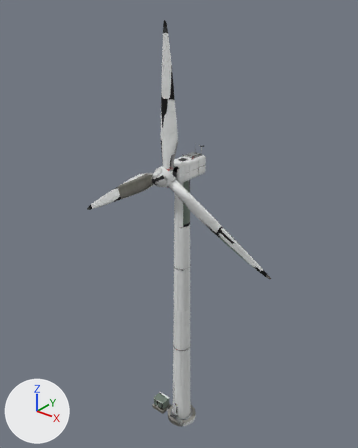
An edit to the glTF model frontend/public/models/props/wind_turbine.glb, drawn before and after from the same camera.
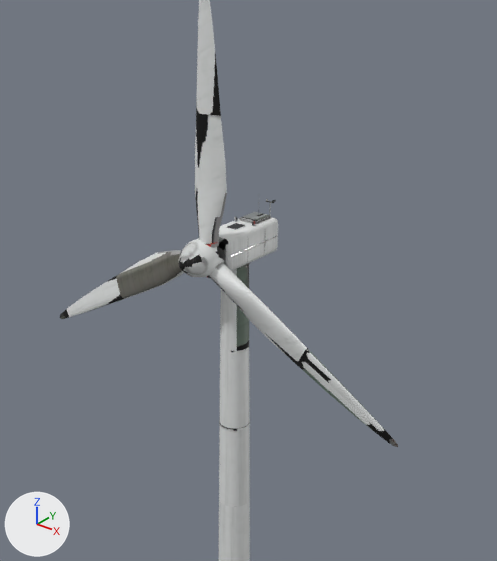
The first picture shows the older version from a 50 mm camera at (53.3, -67.7, 91.1) aimed at (-1.6, 1.0, 48.6). The close-ups show the older and then the newer version on the part from 15% to 91% of the width and 8% to 76% of the height of that picture. Only the edits that show in the close-ups are written down. The axes (+X, +Y, +Z) are drawn at lower left. The lights are the same throughout. Where no turn or scale is listed for an object, it has been applied to the vertices. Vertices at exactly the same position are counted once.

In view in the first close-up: 'Rotor', 'Tower'.
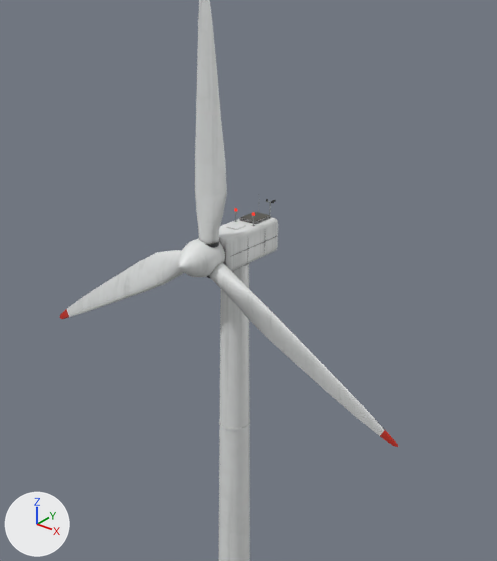
What the commit changed:
me_rotor has 1269 vertices, 2330 faces and spans x -22.1..22.1, y -2.4..2.4, z -19.1..19.1.
me_rotor is used by ob_rotor; location (0.0, -5.8, 66.9).
me_rotor part 1: texture (UV) coordinates of 2263 of 2330 faces, centred in x -22.0..22.1, y -2.4..2.4, z -19.1..19.1, changed; they spanned u 0.23..0.99, v 0.0..1.0 and now span u 0.1..0.99, v 0.0..0.99.
me_tower is used by ob_tower; location (-1.8, 0.7, 31.9).
me_tower had 2270 vertices, 3798 faces and spanned x -5.1..5.1, y -4.6..4.6, z -32.7..32.7.
me_tower now has 2342 vertices, 3926 faces and spans x -5.1..5.1, y -4.6..4.6, z -32.7..32.7.
me_tower part 2: 19 vertices moved from x 0.6..3.0, y 0.7..0.9, z 30.4..30.9 to x 0.5..3.1, y 0.6..0.9, z 30.4..31.8; 71 vertices removed from x 0.6..3.0, y 0.6..0.9, z 30.4..30.9; 92 vertices added at x 0.5..3.1, y 0.6..0.9, z 30.4..31.8.
me_tower part 3: 3138 kept faces spanning x -5.1..5.1, y -4.6..4.6, z -32.7..32.7 get new texture (UV) coordinates.
Other edits to the shape of me_tower do not show in these pictures.

Boxes [x1, y1, x2, y2] around the edits, measured in the close-ups (497 x 561 px; the box of a moved part takes in the faces that stretch with it):
part 1 of me_rotor, surface changed: [60, 51, 398, 447] in both
part 2 of me_tower, moved or reshaped: before [234, 217, 255, 226]; after [234, 208, 255, 226]
part 3 of me_tower, surface changed: [219, 199, 272, 434] in both
